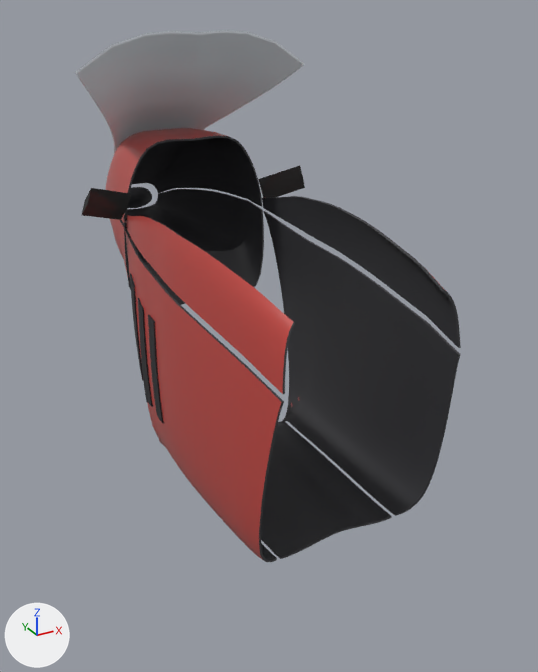
An edit to the glTF model assets/bike_parts/fairing/set/race.glb, drawn before and after from the same camera.
Camera for both pictures: a 50 mm camera at (-0.624, -1.456, 0.25) aimed at (0.072, -0.189, -0.383). The lights are fixed; the arrows at lower left show +X, +Y and +Z. The older version comes first. Objects named as collision shapes, trigger or cutter boxes, shadow casters or lower levels of detail are left out. Where no turn or scale is listed for an object, it has been applied to the vertices. Vertices at exactly the same position are counted once.

Names of what the first picture shows: 'lod0'.
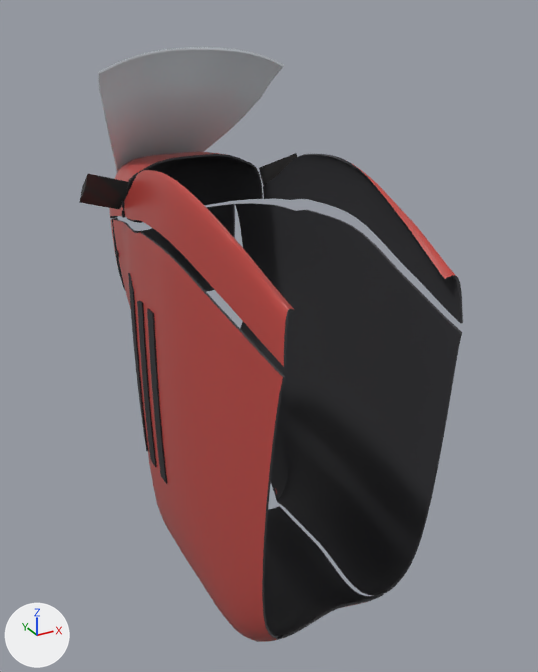
The change, as a list of edits to the scene's bpy script:
```text
Change me_lod0:
    used by ob_lod0; location = (0.0, 0.0, 0.0)
    remove me_lod0.from_pydata(...)  # 5039 vertices, 9956 faces; spans x -0.255..0.255, y -0.656..0.408, z -0.628..0.212
    add me_lod0.from_pydata(...)  # 4787 vertices, 9452 faces; spans x -0.254..0.254, y -0.656..0.368, z -0.875..0.181
    me_lod0 part 1: the loose piece of 16 vertices spanning x -0.168..-0.162, y -0.019..-0.005, z -0.163..-0.148 is moved by (-0.002, 0.0, 0.024)
    me_lod0 part 2: the loose piece of 882 vertices spanning x -0.162..0.162, y 0.004..0.396, z -0.195..0.007 is rebuilt with 882 vertices and now spans x -0.163..0.163, y 0.003..0.356, z -0.233..-0.03
    me_lod0 part 3: the loose piece of 882 vertices spanning x -0.165..0.165, y 0.0..0.396, z -0.361..-0.156 is rebuilt with 630 vertices and now spans x -0.151..0.151, y 0.122..0.356, z -0.385..-0.176
    me_lod0 part 4: the loose piece of 630 vertices spanning x -0.198..-0.125, y -0.656..-0.004, z -0.625..-0.167 is rebuilt with 630 vertices and now spans x -0.198..-0.1, y -0.656..0.116, z -0.871..-0.129
    me_lod0 part 5: the loose piece of 630 vertices spanning x 0.125..0.198, y -0.656..-0.004, z -0.625..-0.167 is rebuilt with 630 vertices and now spans x 0.1..0.198, y -0.656..0.116, z -0.871..-0.129
    me_lod0 part 6: the loose piece of 378 vertices spanning x -0.187..-0.133, y -0.656..-0.004, z -0.243..-0.097 is rebuilt with 378 vertices and now spans x -0.187..-0.133, y -0.656..-0.004, z -0.201..-0.004
    me_lod0 part 7: the loose piece of 378 vertices spanning x 0.133..0.187, y -0.656..-0.004, z -0.243..-0.097 is rebuilt with 378 vertices and now spans x 0.133..0.187, y -0.656..-0.004, z -0.201..-0.004
    me_lod0 part 8: the loose piece of 286 vertices spanning x -0.243..0.244, y -0.047..0.274, z -0.064..0.212 is rebuilt with 286 vertices and now spans x -0.198..0.198, y -0.028..0.273, z -0.107..0.181
    me_lod0 part 9: the loose piece of 36 vertices spanning x -0.195..-0.184, y -0.18..-0.126, z -0.492..-0.271 is rebuilt with 36 vertices and now spans x -0.196..-0.185, y -0.18..-0.126, z -0.631..-0.27
    me_lod0 part 10: the loose piece of 36 vertices spanning x -0.188..-0.175, y -0.114..-0.06, z -0.459..-0.242 is rebuilt with 36 vertices and now spans x -0.191..-0.178, y -0.114..-0.059, z -0.631..-0.24
    me_lod0 part 11: the loose piece of 36 vertices spanning x -0.199..-0.188, y -0.247..-0.193, z -0.49..-0.282 is rebuilt with 36 vertices and now spans x -0.199..-0.189, y -0.247..-0.193, z -0.631..-0.267
    me_lod0 part 12: the loose piece of 8 vertices spanning x 0.146..0.255, y -0.036..0.007, z -0.147..-0.066 is rebuilt with 8 vertices and now spans x 0.149..0.254, y -0.022..0.006, z -0.125..-0.041
    me_lod0 part 13: the loose piece of 8 vertices spanning x -0.255..-0.146, y -0.036..0.007, z -0.147..-0.065 is rebuilt with 8 vertices and now spans x -0.254..-0.149, y -0.022..0.006, z -0.125..-0.041
    me_lod0 part 14: a new loose piece of 588 vertices spanning x -0.124..0.124, y -0.576..-0.154, z -0.875..-0.774
    me_lod0 part 15: the loose piece of 588 vertices spanning x -0.124..0.124, y -0.576..-0.151, z -0.628..-0.595 is deleted
    me_lod0 part 16: the loose piece of 25 vertices spanning x -0.048..0.048, y 0.39..0.408, z -0.23..-0.175 is deleted
    other edits to the shape of me_lod0 do not show in these pictures
```

Changed parts and their boxes (x1, y1, x2, y2) in the pictures (538 x 672 px; the box of a moved part takes in the faces that stretch with it):
'lod0', reshaped (12% taller)
    before: (75, 30, 461, 562)
    after: (79, 47, 463, 642)
part 1 of me_lod0, moved or reshaped
    before: (123, 222, 127, 229)
    after: (122, 211, 125, 218)
part 2 of me_lod0, rebuilt (30% shorter)
    before: (105, 128, 262, 223)
    after: (110, 152, 263, 218)
part 3 of me_lod0, rebuilt (19% narrower, 24% shorter)
    before: (110, 189, 264, 305)
    after: (110, 204, 235, 292)
part 4 of me_lod0, rebuilt (8% wider, 27% taller)
    before: (125, 230, 284, 562)
    after: (113, 220, 285, 642)
part 5 of me_lod0, rebuilt (16% wider, 28% taller)
    before: (264, 211, 460, 516)
    after: (235, 203, 462, 595)
part 6 of me_lod0, rebuilt (10% taller)
    before: (126, 215, 294, 394)
    after: (124, 170, 294, 367)
part 7 of me_lod0, rebuilt (11% taller)
    before: (262, 196, 461, 348)
    after: (263, 154, 463, 323)
part 8 of me_lod0, rebuilt (19% narrower)
    before: (75, 30, 304, 154)
    after: (98, 47, 284, 172)
part 9 of me_lod0, rebuilt (31% wider, 52% taller)
    before: (138, 298, 153, 407)
    after: (137, 301, 157, 467)
part 10 of me_lod0, rebuilt (50% wider, 67% taller)
    before: (130, 274, 143, 380)
    after: (128, 273, 148, 451)
part 11 of me_lod0, rebuilt (24% wider, 62% taller)
    before: (148, 315, 164, 423)
    after: (147, 308, 167, 484)
part 12 of me_lod0, rebuilt
    before: (259, 165, 305, 197)
    after: (259, 153, 297, 186)
part 13 of me_lod0, rebuilt (9% taller)
    before: (82, 188, 131, 220)
    after: (79, 174, 128, 209)
part 14 of me_lod0, added
    after: (264, 506, 384, 641)
part 15 of me_lod0, deleted
    before: (261, 421, 392, 559)
part 16 of me_lod0, deleted
    before: (128, 187, 152, 208)
